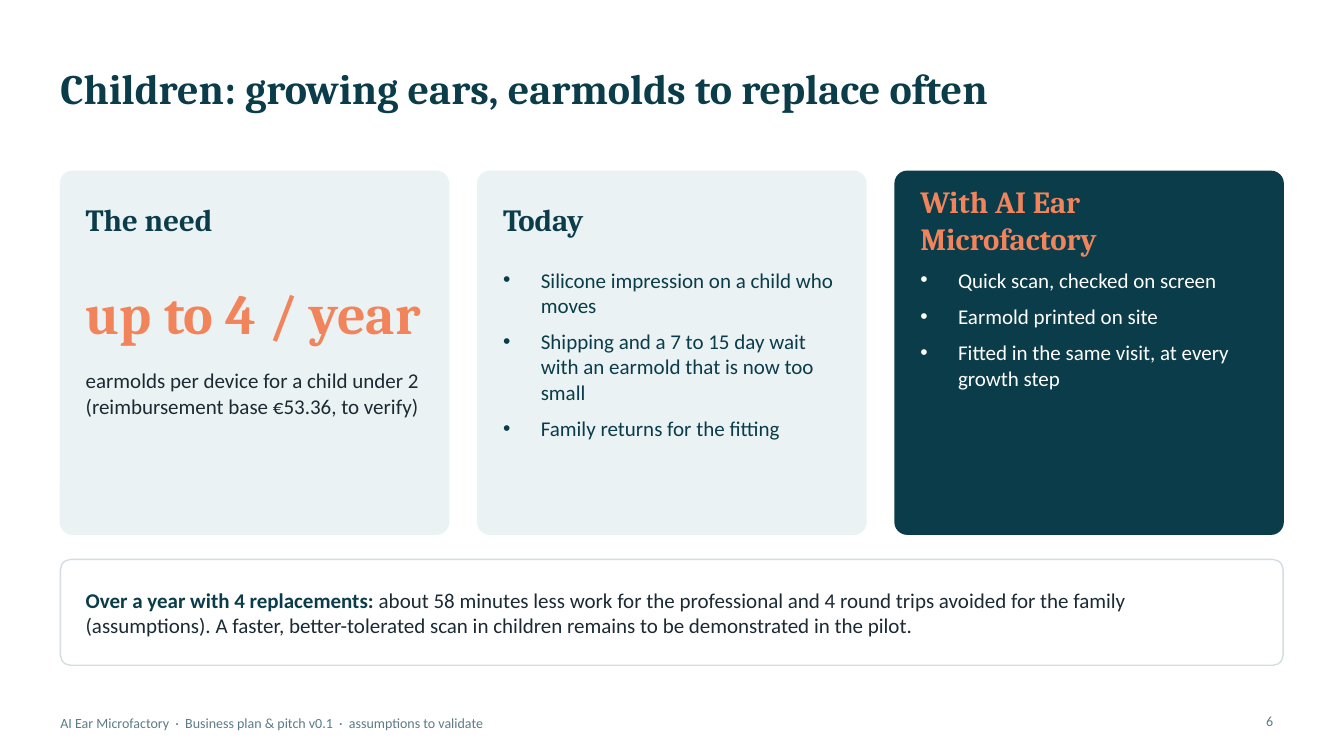
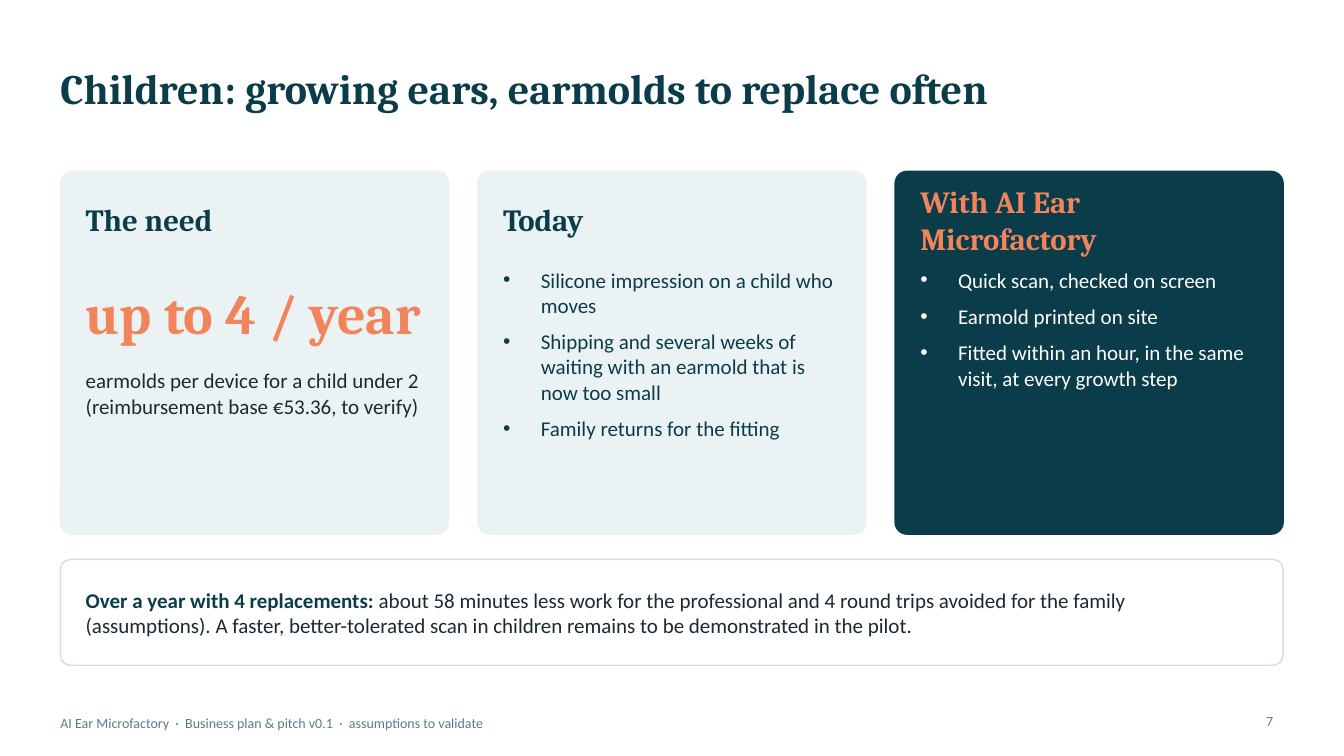
Before and after one commit to kreuille/Symphony_reborn, a slide deck: slide 7 of business/AI_Ear_Microfactory_Pitch_EN.pptx (slide 6 before the commit). Drawn at 1344x756 pixels with LibreOffice and Linux fonts; fonts in the diff are those of the drawing. Boxes give left, top, right and bottom in pixels: in the first picture for what was removed or moved away, otherwise in the second. Text is boxed around its words. In the diff, an @@ line names an element or a change of style, - is before the commit and + after.

```diff
--- a/business/AI_Ear_Microfactory_Pitch_EN.pptx
+++ b/business/AI_Ear_Microfactory_Pitch_EN.pptx
@@ text at (541,334,805,400): text changed @@
-• Shipping and a 7 to 15 day wait with an earmold that is now too small
+• Shipping and several weeks of waiting with an earmold that is now too small
@@ text at (958,345,1243,390): text changed @@
-• Fitted in the same visit, at every growth step
+• Fitted within an hour, in the same visit, at every growth step
@@ page number at (1266,717,1273,726): text changed @@
-6
+7
```
Also in this commit, not shown: 9 other slides changed, 1 slide added, 5 other files.
